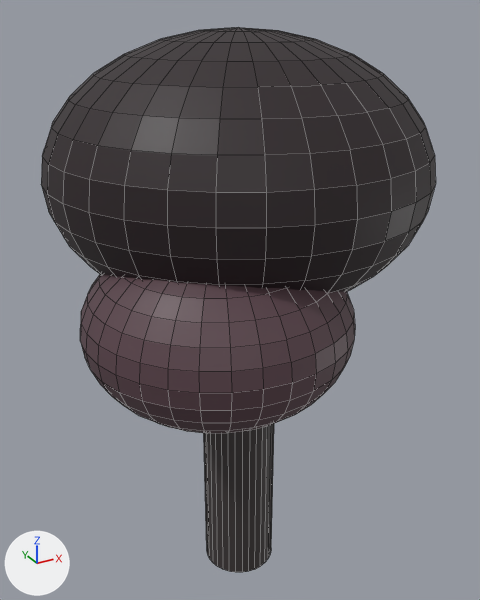
Before and after pictures for a commit that changed the FBX model Source/Game/data/Assets/Art/3D/Environment/SK_EN_Tree_02.fbx.
Camera for both pictures: a camera (50 mm lens) standing at (-4.68, -8.55, 9.42) and looking at (0.04, 0.03, 5.13). Every picture has the same lights, and +X, +Y and +Z are marked at lower left. The first picture is the older version. Mesh edges are drawn as thin lines. Where no turn or scale is listed for an object, it has been applied to the vertices.

Before the edit, the objects in view are built like this:
```python
me_cylinder_001 = bpy.data.meshes.new('Cylinder.001')
me_cylinder_001.from_pydata(...)  # a 32-sided cylinder along z spanning x -0.61..0.61, y -0.61..0.61, z 0.0..6.0; a UV sphere (32 segments, 16 rings, poles along z) spanning x -2.8..2.8, y -2.8..2.8, z 5.27..9.18; a UV sphere (32 segments, 16 rings, poles along z) spanning x -2.8..0.96, y -2.97..0.78, z 4.12..6.74
me_cylinder_001.materials.append(mat_material)  # picture img_t_coloratlas_lvl3_dds
ob_sk_en_tree_02 = bpy.data.objects.new('SK_EN_Tree_02', me_cylinder_001)
ob_sk_en_tree_02.location = (0.0, 0.0, 0.0)
```
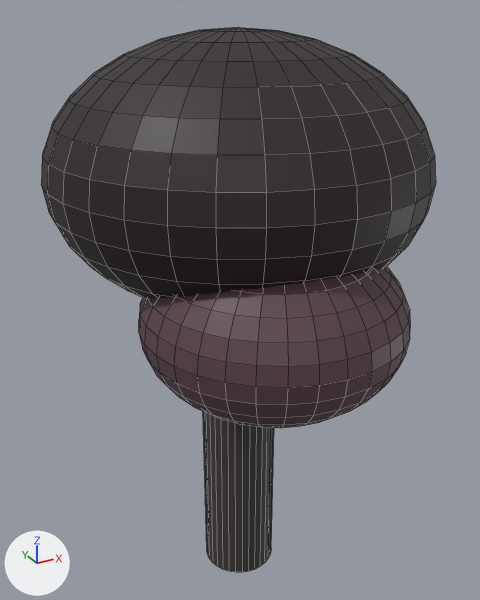
Where the newer file only moved an object's origin or applied its transform, the numbers keep the older frame.

Where the change shows, as pixel boxes [x1, y1, x2, y2] in the pictures (480 x 600 px; the box of a moved part takes in the faces that stretch with it):
part 1 of me_cylinder_001, moved or reshaped
    before: [80, 274, 355, 434]
    after: [139, 266, 410, 428]

The edits, one by one:
me_cylinder_001 is used by ob_sk_en_tree_02; location (0.0, 0.0, 0.0).
me_cylinder_001 had 1028 vertices, 1058 faces and spanned x -2.8..2.8, y -2.97..2.8, z 0.0..9.18.
me_cylinder_001 now has 1028 vertices, 1058 faces and spans x -2.8..2.8, y -3.23..2.8, z 0.0..9.18.
me_cylinder_001 part 1: the loose piece of 482 vertices spanning x -2.8..0.96, y -2.97..0.78, z 4.12..6.74 is turned 41.1 degrees about the z axis through its middle, then moved by (0.73, -0.26, 0.0).
